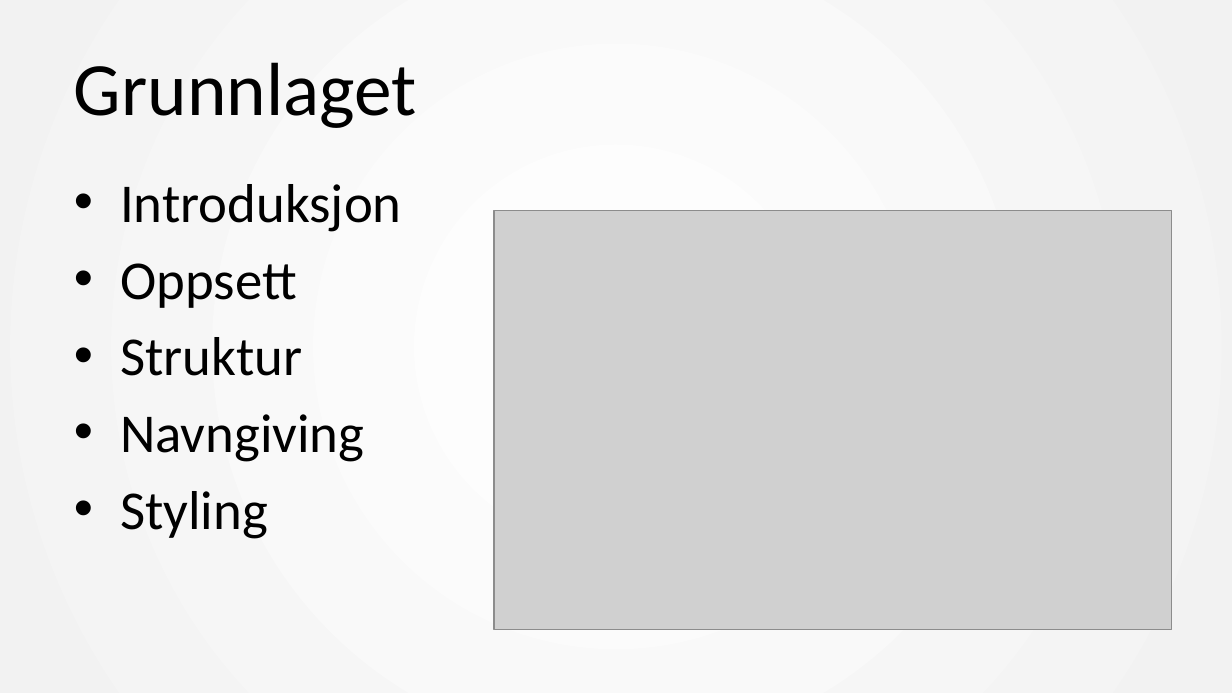
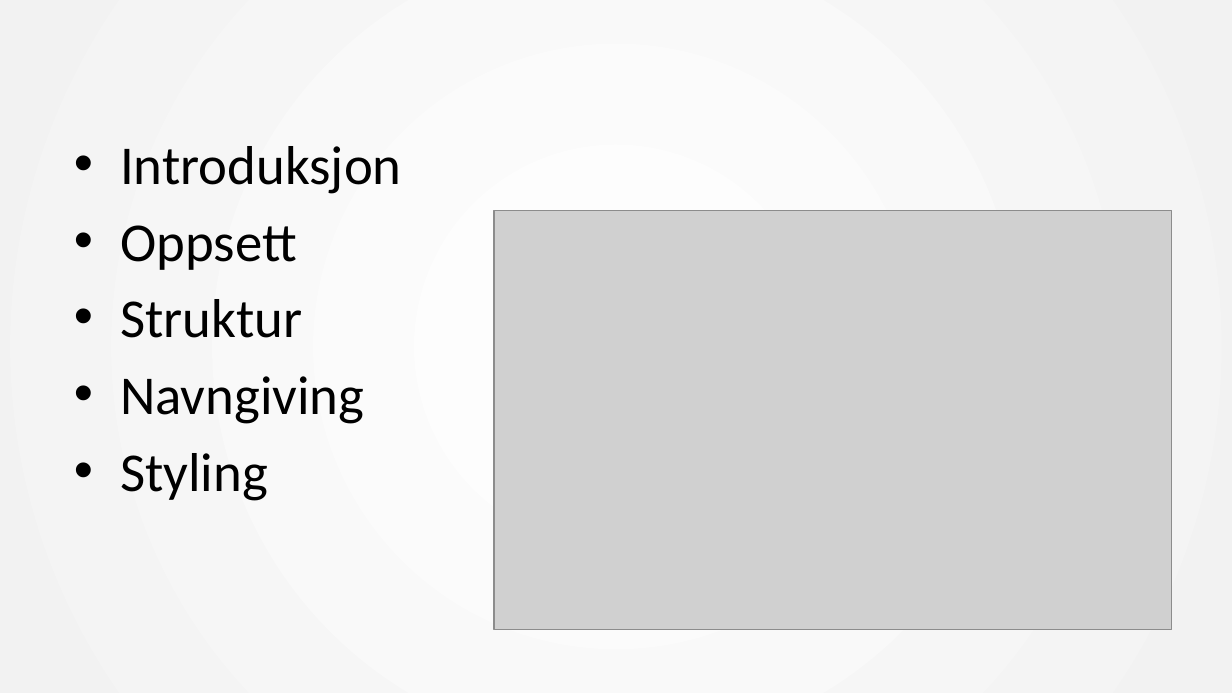
Before and after one commit to mesan/css-kurs, a slide deck: slide 2 of Foiler/1. CSS basic.pptx. Drawn at 1232x693 pixels with LibreOffice and Linux fonts; fonts in the diff are those of the drawing; grey boxes stand for pictures. Boxes give left, top, right and bottom in pixels: in the first picture for what was removed or moved away, otherwise in the second. Text is boxed around its words. In the diff, an @@ line names an element or a change of style, - is before the commit and + after.

```diff
--- a/Foiler/1. CSS basic.pptx
+++ b/Foiler/1. CSS basic.pptx
@@ title removed at (74, 62, 417, 128) @@
-Grunnlaget
@@ text "Introduksjon": place and size @@
-text "Introduksjon" at (120, 184, 401, 539)
+text "Introduksjon" at (120, 146, 401, 501)
```
Also in this commit, not shown: 13 other slides changed, 7 slides added, 5 slides removed, 7 other files.
